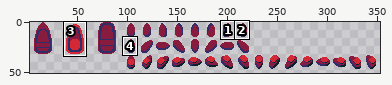
File history of a pixel-art file, src/assets/art/entities.aseprite. Above: a wide view before the commit, with the close-up outlined.
Close-up. Earlier state:
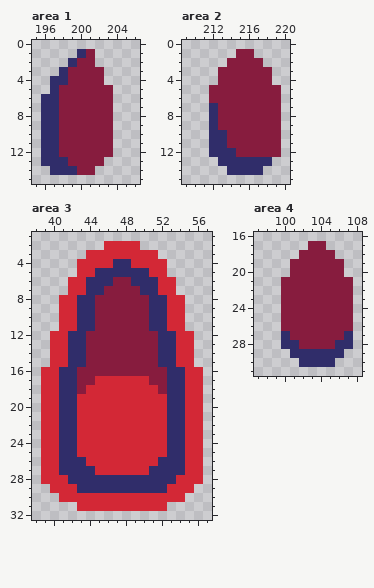
1280x720 pixels, 1 frame. Shown: area 1: x 195..206, y 0..15; area 2: x 209..220, y 0..15; area 3: x 38..57, y 1..32; area 4: x 97..108, y 16..31. The wide view leaves out empty margins. The commit also changed other parts of the picture, which this record leaves out.
The result:
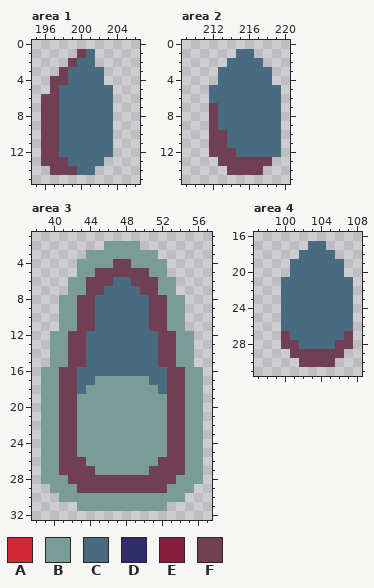
Palette (. is transparent): A #d32836  B #7a9c96  C #486b7f  D #302d6a  E #871c3e  F #713f52
The exact change:
Changed rows in their new state; - is an unchanged pixel.
Area 1, layer "boat":
first column x 196:
 1 ----FC--
 2 ---FCC--
 3 --FCCCC-
 4 -FFCCCC-
 5 -FCCCCCC
 6 FFCCCCCC
 7 FFCCCCCC
 8 FFCCCCCC
 9 FFCCCCCC
10 FFCCCCCC
11 FFCCCCCC
12 FFCCCCCC
13 FFFCCCC-
14 -FFFCC--
Area 2, layer "boat":
first column x 212:
 1 ---CC---
 2 --CCCC--
 3 -CCCCCC-
 4 -CCCCCC-
 5 CCCCCCCC
 6 CCCCCCCC
 7 FCCCCCCC
 8 FCCCCCCC
 9 FCCCCCCC
10 FFCCCCCC
11 FFCCCCCC
12 FFFCCCCC
13 -FFFFFF-
14 --FFFF--
Area 3, layer "boat":
first column x 39:
 2 -------BBBB-------
 3 -----BBBBBBBB-----
 4 ----BBBBFFBBBB----
 5 ----BBFFFFFFBB----
 6 ---BBFFFCCFFFBB---
 7 ---BBFFCCCCFFBB---
 8 --BBFFCCCCCCFFBB--
 9 --BBFFCCCCCCFFBB--
10 --BBFFCCCCCCFFBB--
11 --BBFFCCCCCCFFBB--
12 -BBFFCCCCCCCCFFBB-
13 -BBFFCCCCCCCCFFBB-
14 -BBFFCCCCCCCCFFBB-
15 -BBFFCCCCCCCCFFBB-
16 BBFFCCCCCCCCCCFFBB
17 BBFFCCBBBBBBCCFFBB
18 BBFFCBBBBBBBBCFFBB
19 BBFFBBBBBBBBBBFFBB
20 BBFFBBBBBBBBBBFFBB
21 BBFFBBBBBBBBBBFFBB
22 BBFFBBBBBBBBBBFFBB
23 BBFFBBBBBBBBBBFFBB
24 BBFFBBBBBBBBBBFFBB
25 BBFFBBBBBBBBBBFFBB
26 BBFFFBBBBBBBBFFFBB
27 BBFFFFBBBBBBFFFFBB
28 BBBFFFFFFFFFFFFBBB
29 -BBBFFFFFFFFFFBBB-
30 --BBBBBBBBBBBBBB--
31 ----BBBBBBBBBB----
Area 4, layer "boat":
first column x 100:
17 ---CC---
18 --CCCC--
19 -CCCCCC-
20 -CCCCCC-
21 CCCCCCCC
22 CCCCCCCC
23 CCCCCCCC
24 CCCCCCCC
25 CCCCCCCC
26 CCCCCCCC
27 FCCCCCCF
28 FFCCCCFF
29 -FFFFFF-
30 --FFFF--
Boxes around the changes in both close-ups, in picture pixels (x1, y1, x2, y2):
changed: (41, 49, 113, 175)
changed: (209, 49, 281, 175)
changed: (41, 241, 203, 511)
changed: (281, 241, 353, 367)
